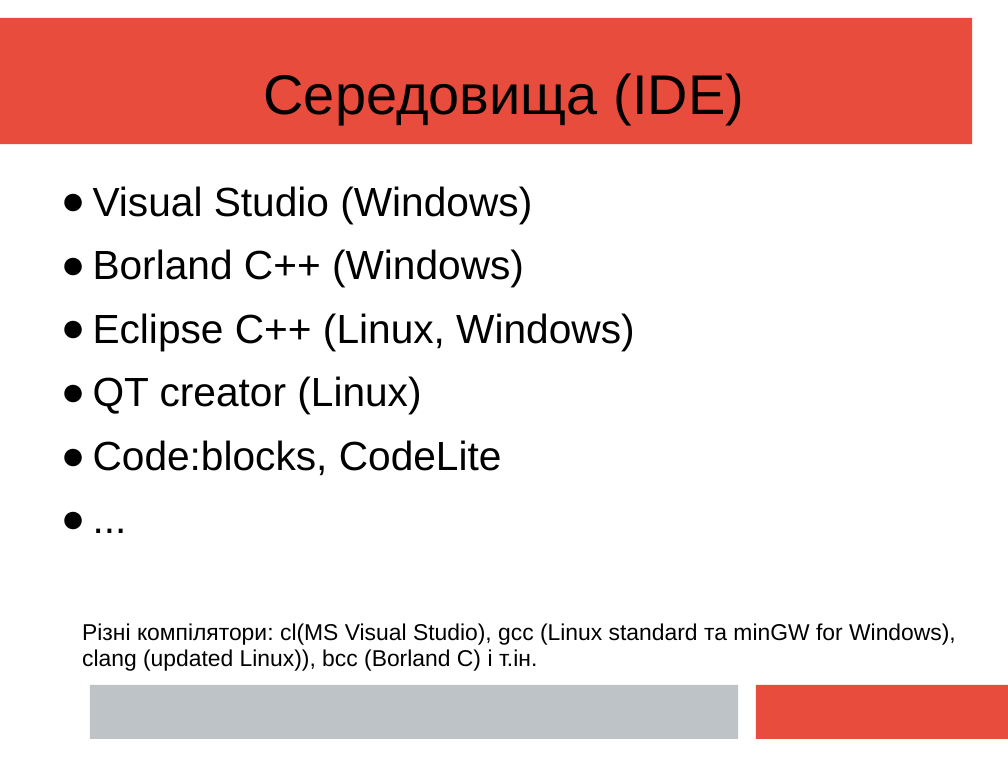
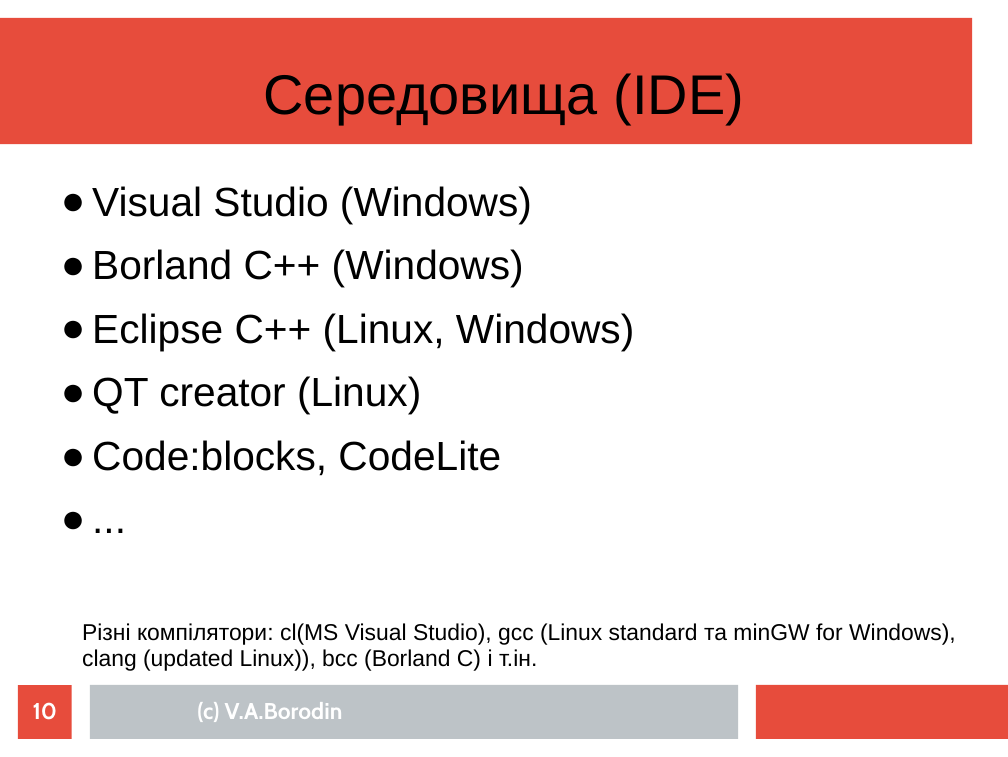
Before and after one commit to mecchmatProjects/CppCourse, a slide deck: slide 10 of Lect1/CppTutorUkr0.ppt (slide 9 before the commit). Drawn at 1008x757 pixels with LibreOffice and Linux fonts; fonts in the diff are those of the drawing. Boxes give left, top, right and bottom in pixels: in the first picture for what was removed or moved away, otherwise in the second. Text is boxed around its words. In the diff, an @@ line names an element or a change of style, - is before the commit and + after.

```diff
--- a/Lect1/CppTutorUkr0.ppt
+++ b/Lect1/CppTutorUkr0.ppt
@@ text "Visual Studio (Windows)" at bbox=[92, 186, 634, 476]: indent changed @@
@@ page number added at bbox=[18, 684, 72, 738], fill #E74C3C, 18 pt, text #FFFFFF, bold @@
+10
@@ text added at bbox=[197, 702, 343, 722], 18 pt, text #FFFFFF, bold @@
+(c) V.A.Borodin
```
Also in this commit, not shown: 30 other slides changed, 6 slides added, 1 slide removed, 1 other file.
